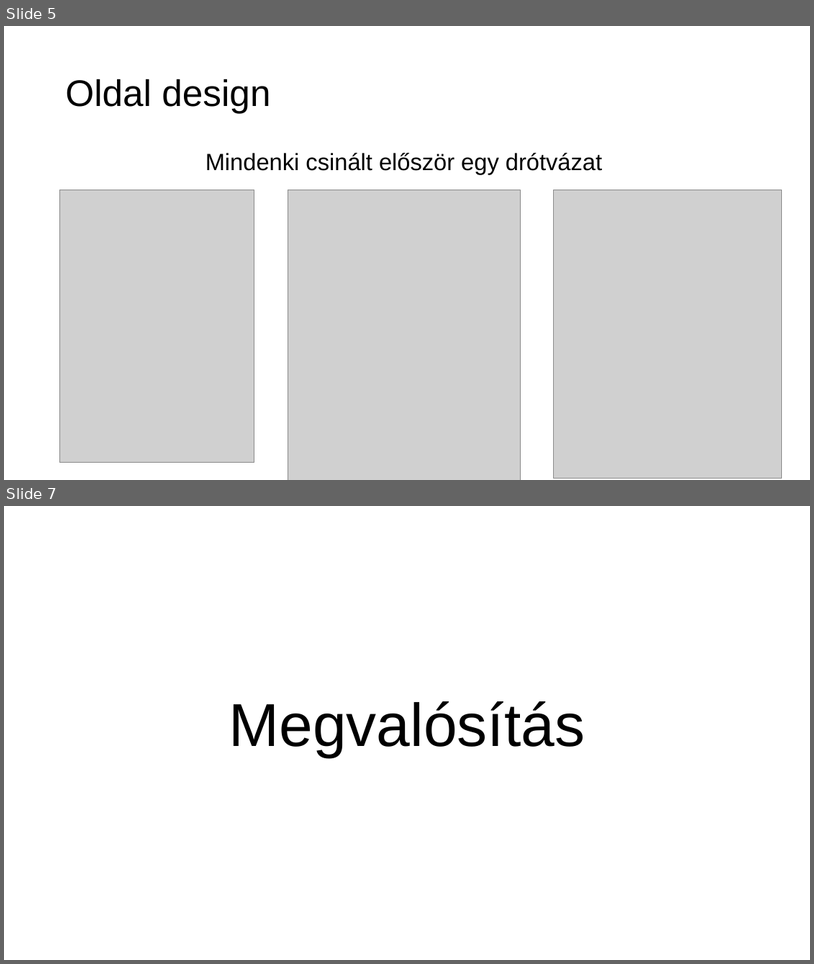
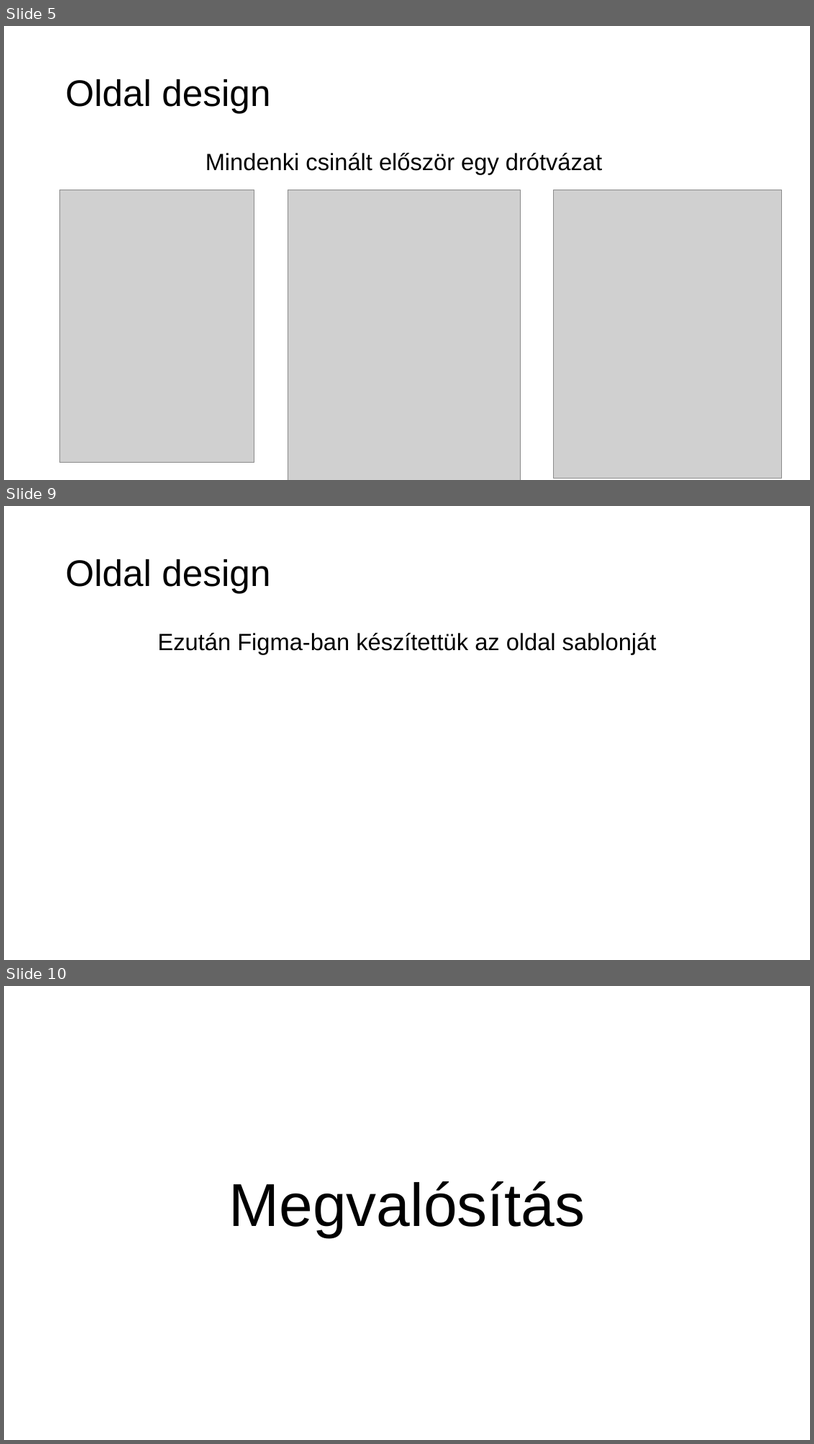
Before and after one commit to verbence/webes-projekt, a slide deck: PPT/tztpvb_barkacs.pptx. Shown one above the other, each under a label of ours: slides 5 and 7 before the commit, slides 5, 9 and 10 after it; the slides between them are not shown. The pictures are 814x964 and 814x1444 pixels, drawn with LibreOffice and Linux fonts; fonts in the diff are those of the drawing; grey boxes stand for pictures. Boxes give left, top, right and bottom in pixels: in the first picture for what was removed or moved away, otherwise in the second. Text is boxed around its words. In the diff, an @@ line names an element or a change of style, - is before the commit and + after.

```diff
--- a/PPT/tztpvb_barkacs.pptx
+++ b/PPT/tztpvb_barkacs.pptx
@@ slide 9 added at (4, 506, 810, 960), background #FFFFFF @@
@@ title added at (65, 559, 270, 593), 44 pt, text #000000 @@
+Oldal design
@@ text added at (158, 633, 657, 654), 28 pt, text #000000 @@
+Ezután Figma-ban készítettük az oldal sablonját
@@ what was slide 7 is now slide 10 @@
```
Also in this commit, not shown: 1 slide changed, 5 other slides added.
